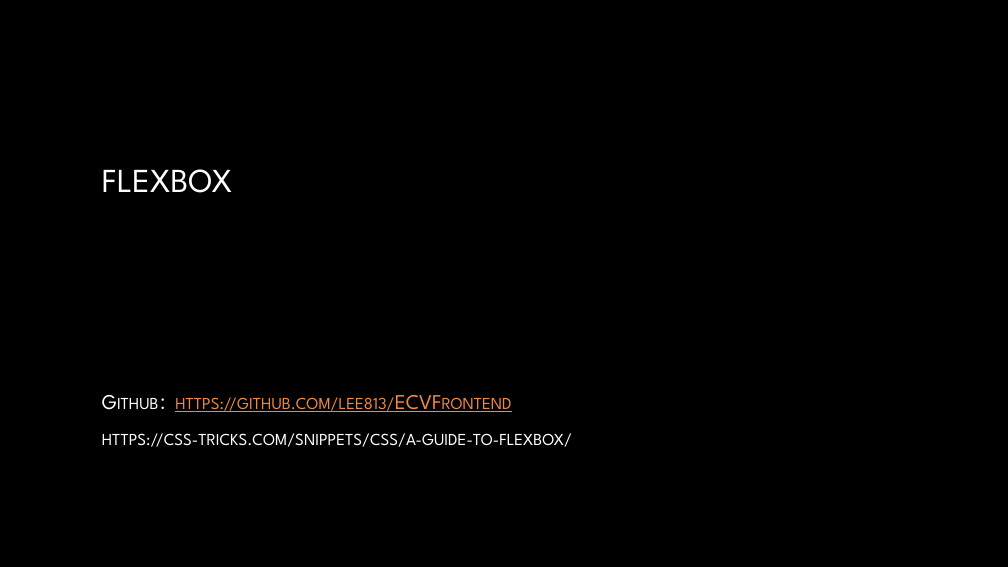
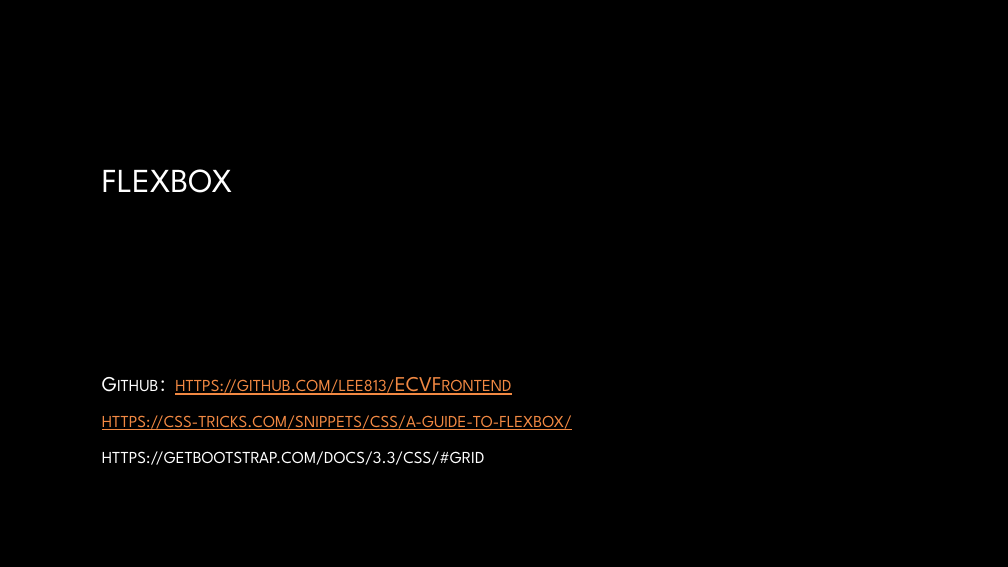
Before and after one commit to lee813/ECVFrontend, a slide deck: slide 17 of 前端课程.pptx. Drawn at 1008x567 pixels with LibreOffice and Linux fonts; fonts in the diff are those of the drawing; background and template pictures are left out. Boxes give left, top, right and bottom in pixels: in the first picture for what was removed or moved away, otherwise in the second. Text is boxed around its words. In the diff, an @@ line names an element or a change of style, - is before the commit and + after.

```diff
--- a/前端课程.pptx
+++ b/前端课程.pptx
@@ text at [102, 415, 572, 430]: text colour gradient #FFFFFF to #BFBFBF to #F28943, underline on in "https://css-tricks.com/snippets/css/a-guide-to-flexbox/" @@
@@ text at [102, 451, 485, 465]: paragraph added @@
+https://getbootstrap.com/docs/3.3/css/#grid
```
Also in this commit, not shown: 1 other slide changed, 2 other files.
